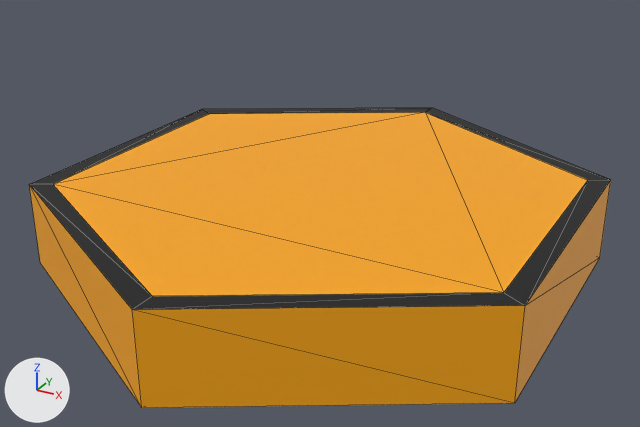
One commit to the glTF model fof/assets/models/tiles/palms/sand_tile_trapped.glb: the scene before it, then after it.
Camera for both pictures: a 50 mm lens placed at (1.364, -2.493, 1.427), pointed at (0.035, -0.077, 0.219). The axes (+X, +Y, +Z) are drawn at lower left. The lights are the same throughout. The first picture is the older version. Mesh edges are drawn as thin lines.

Names of what the first picture shows: 'SandTile-col'.
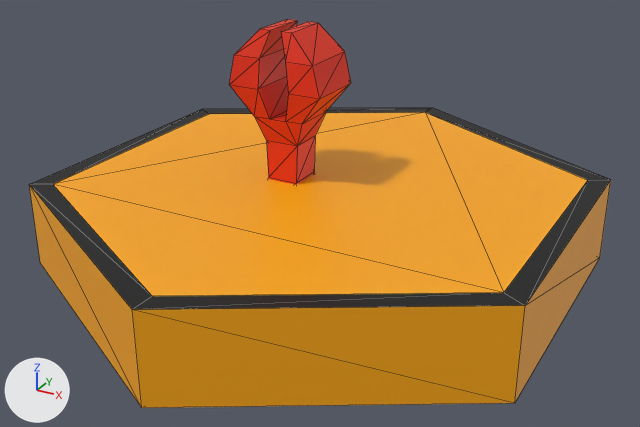
The change, as JSON lines over the scene's bpy script:
```json
{"op": "add", "block": "mat_basepalette_001", "code": ["mat_basepalette_001 = principled_material('BasePalette.001')", "mat_basepalette_001.texture = img_base_palette"]}
{"op": "add", "block": "me_plane", "code": ["me_plane = bpy.data.meshes.new('Plane')", "me_plane.from_pydata(...)  # 44 vertices, 84 faces; spans x -0.292..0.052, y -0.109..0.109, z -0.3..0.353", "me_plane.materials.append(mat_basepalette_001)  # picture img_base_palette"]}
{"op": "add", "block": "ob_plane", "code": ["ob_plane = bpy.data.objects.new('Plane', me_plane)", "ob_plane.location = (0.0, 0.0, 0.472)"]}
```

Where the change shows, as pixel boxes (x1, y1, x2, y2) in the pictures (640 x 427 px):
```json
{"object": "Plane", "change": "added", "after": [229, 19, 351, 185], "on screen": "red"}
```
